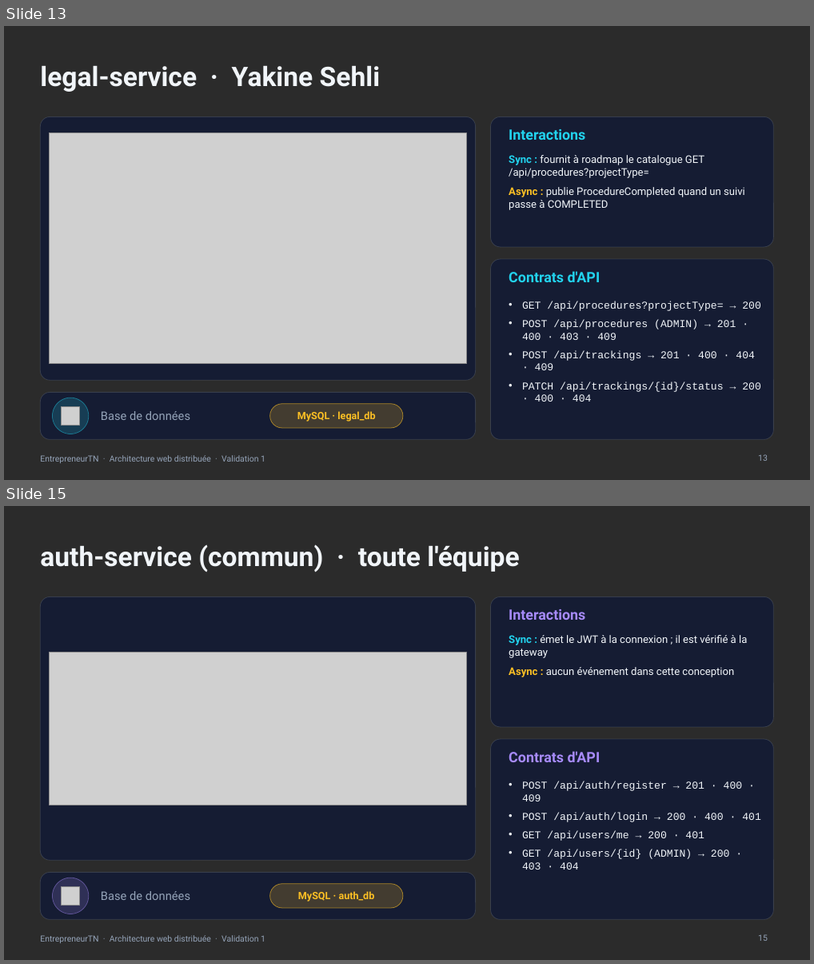
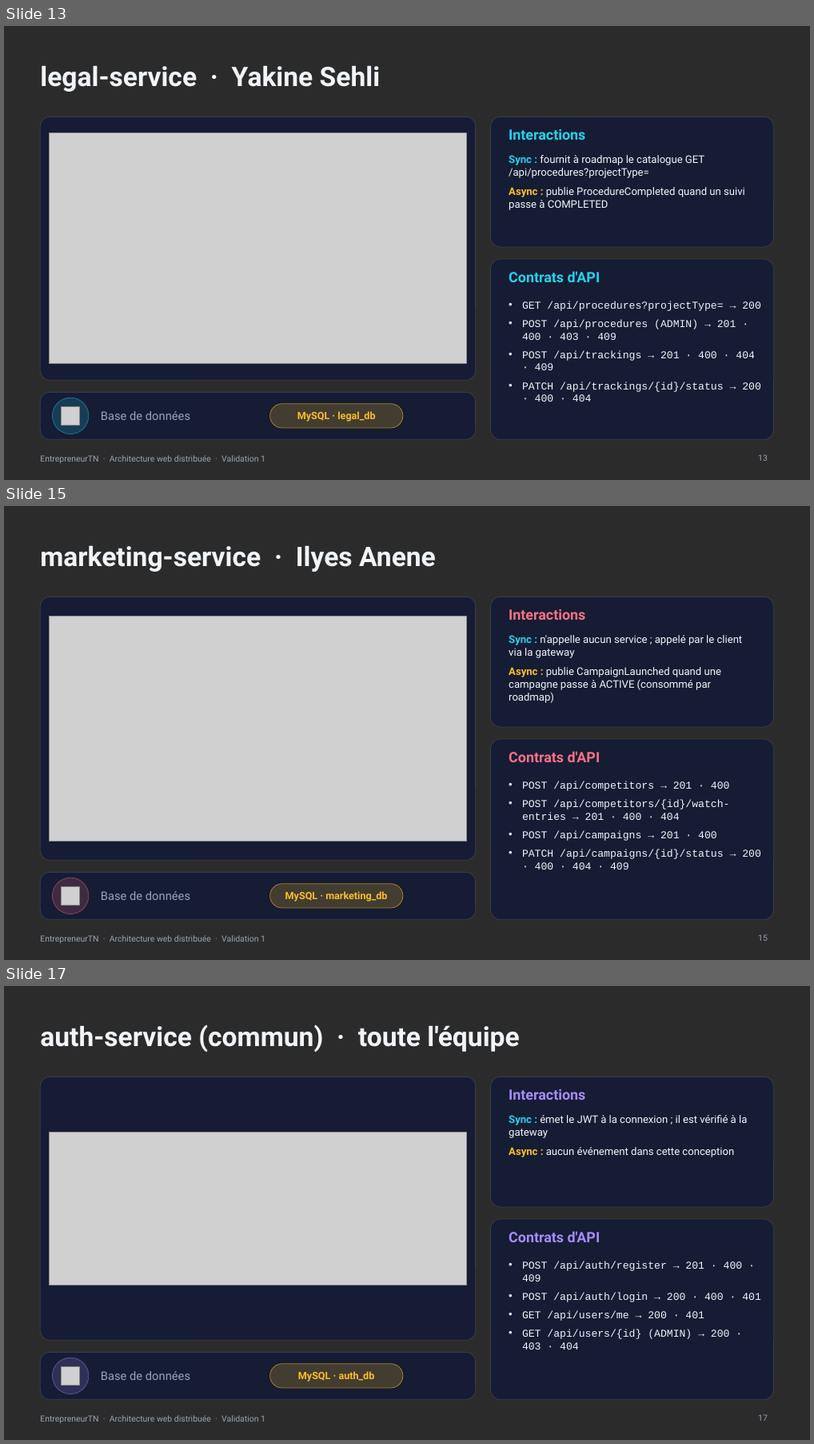
Before and after one commit to BadisBeji/EntrepreneurTN-4SSA10, a slide deck: Documentation/Presentation/Presentation_EntrepreneurTN.pptx. Shown one above the other, each under a label of ours: slides 13 and 15 before the commit, slides 13, 15 and 17 after it; the slides between them are not shown. The pictures are 814x964 and 814x1444 pixels, drawn with LibreOffice and Linux fonts; fonts in the diff are those of the drawing; grey boxes stand for pictures; background and template pictures are left out; a plain dark background stands for a picture behind light text. Boxes give left, top, right and bottom in pixels: in the first picture for what was removed or moved away, otherwise in the second. Text is boxed around its words. In the diff, an @@ line names an element or a change of style, - is before the commit and + after.

```diff
--- a/Documentation/Presentation/Presentation_EntrepreneurTN.pptx
+++ b/Documentation/Presentation/Presentation_EntrepreneurTN.pptx
@@ slide 15 added at bbox=[4, 506, 810, 960], background picture (left out); not listed: 1 template element that a slide beside it also shows @@
@@ title added at bbox=[40, 545, 436, 572], 32 pt, text #F1F5F9, bold @@
+marketing-service · Ilyes Anene
@@ rounded rectangle added at bbox=[40, 596, 476, 860], fill #141B34 at 92% opacity, outline #94A3B8 0.75 pt @@
@@ rounded rectangle added at bbox=[491, 596, 774, 727], fill #141B34 at 92% opacity, outline #94A3B8 0.75 pt @@
@@ picture added at bbox=[50, 616, 466, 841] @@
@@ text added at bbox=[509, 609, 586, 620], 17 pt, text #FB7185, bold @@
+Interactions
@@ text added at bbox=[509, 635, 743, 703], 12.5 pt, text #F1F5F9 @@
+Sync : n'appelle aucun service ; appelé par le client via la gateway
+Async : publie CampaignLaunched quand une campagne passe à ACTIVE (consommé par roadmap)
@@ rounded rectangle added at bbox=[491, 739, 774, 919], fill #141B34 at 92% opacity, outline #94A3B8 0.75 pt @@
@@ text added at bbox=[509, 751, 601, 762], 17 pt, text #FB7185, bold @@
+Contrats d'API
@@ text added at bbox=[522, 780, 762, 869], 12.5 pt, text #F1F5F9 @@
+• POST /api/competitors → 201 · 400
+• POST /api/competitors/{id}/watch-entries → 201 · 400 · 404
+• POST /api/campaigns → 201 · 400
+• PATCH /api/campaigns/{id}/status → 200 · 400 · 404 · 409
@@ rounded rectangle added at bbox=[40, 872, 476, 919], fill #141B34 at 92% opacity, outline #94A3B8 0.75 pt @@
@@ ellipse added at bbox=[52, 877, 89, 914], fill #FB7185 at 18% opacity, outline #FB7185 0.75 pt @@
@@ picture added at bbox=[62, 887, 80, 904] @@
@@ rounded rectangle added at bbox=[270, 884, 403, 908], fill #FBBF24 at 20% opacity, outline #FBBF24 0.75 pt, 12 pt, text #FBBF24, bold @@
+MySQL · marketing_db
@@ text added at bbox=[101, 891, 190, 900], 14 pt, text #94A3B8 @@
+Base de données
@@ page number added at bbox=[758, 934, 768, 940], 10 pt, text #94A3B8 @@
+15
@@ what was slide 15 is now slide 17 @@
@@ page number at bbox=[758, 1414, 768, 1420]: text changed @@
-15
+17
```
Also in this commit, not shown: 10 slides changed, 1 other slide added, 17 other files.
